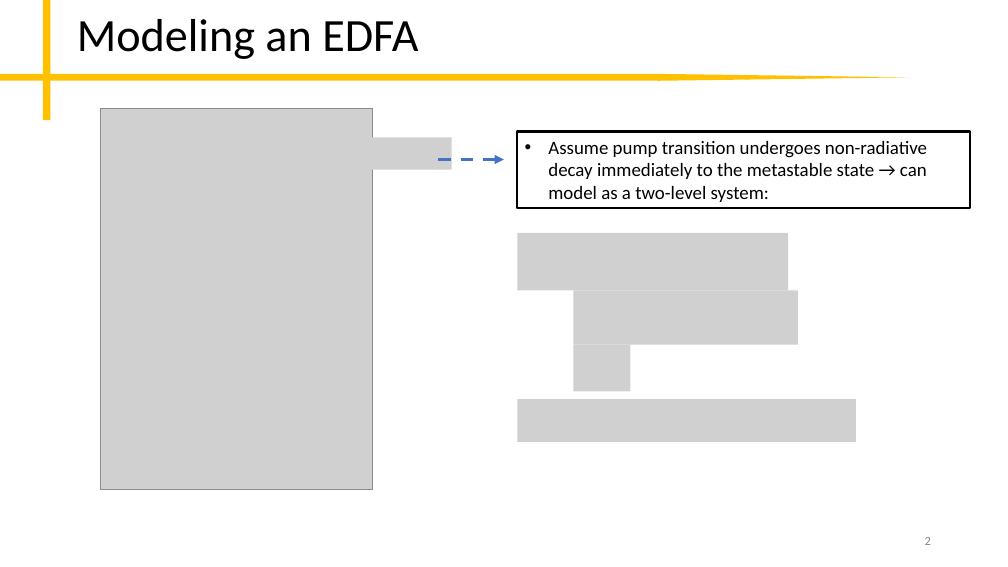
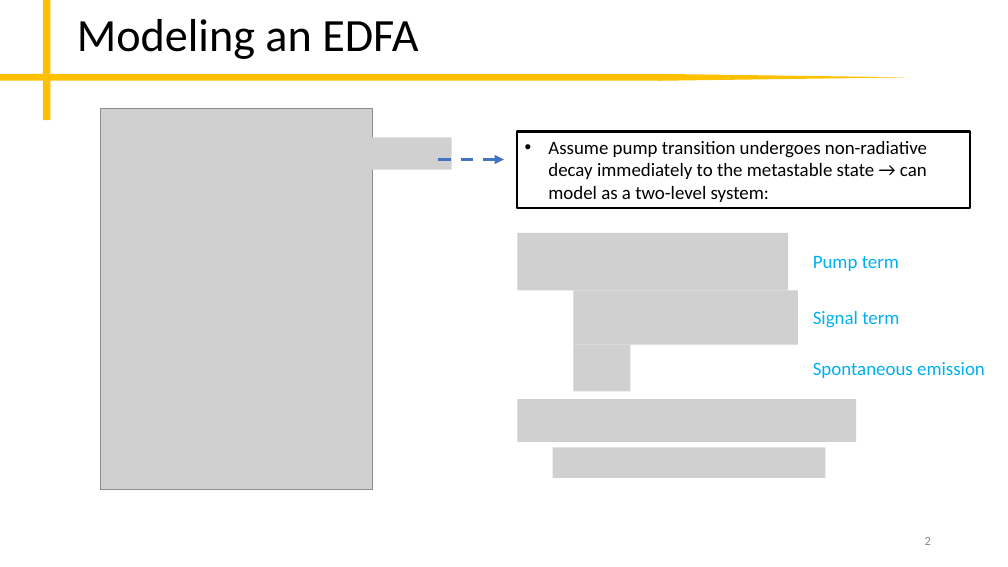
Before and after one commit to peter-chang62/Laser-Design-Scripts, a slide deck: slide 2 of memo.pptx. Drawn at 1008x567 pixels with LibreOffice and Linux fonts; fonts in the diff are those of the drawing; grey boxes stand for pictures. Boxes give left, top, right and bottom in pixels: in the first picture for what was removed or moved away, otherwise in the second. Text is boxed around its words. In the diff, an @@ line names an element or a change of style, - is before the commit and + after.

```diff
--- a/memo.pptx
+++ b/memo.pptx
@@ text added at bbox=[813, 256, 899, 271], 18 pt, text #00B0F0 @@
+Pump term
@@ text added at bbox=[813, 311, 899, 328], 18 pt, text #00B0F0 @@
+Signal term
@@ text added at bbox=[813, 362, 985, 378], 18 pt, text #00B0F0 @@
+Spontaneous emission
@@ picture added at bbox=[553, 448, 826, 478] @@
```
Also in this commit, not shown: 5 other slides changed, 4 slides added, 2 other files.
